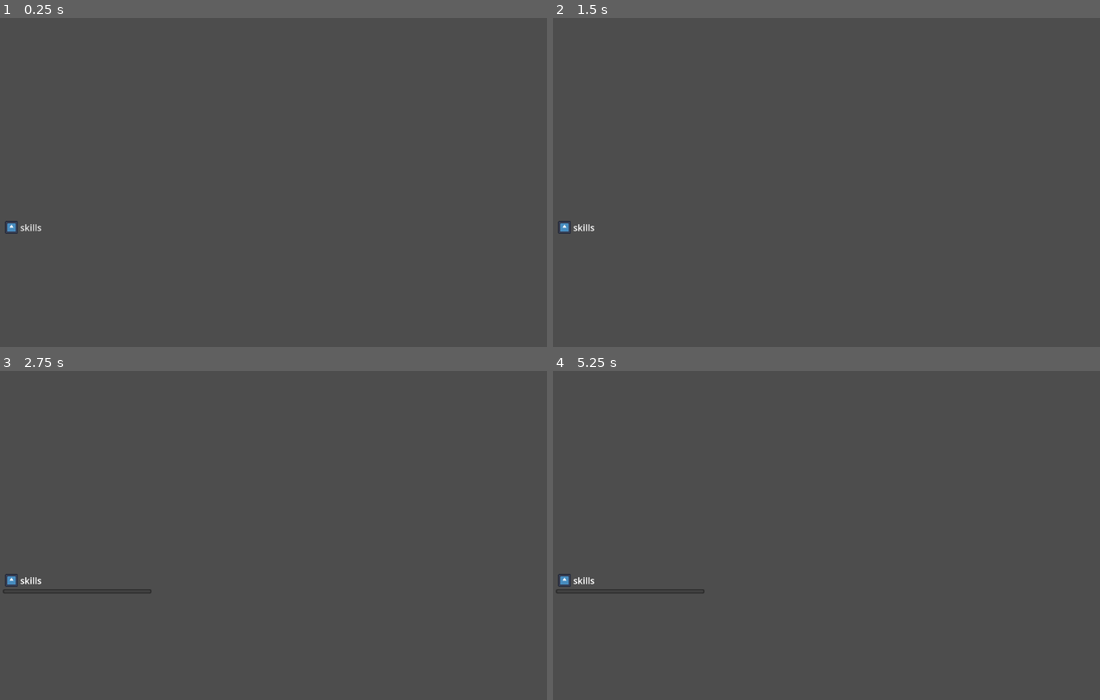
Above: before the commit, frames 1-4 (two rows, left to right).
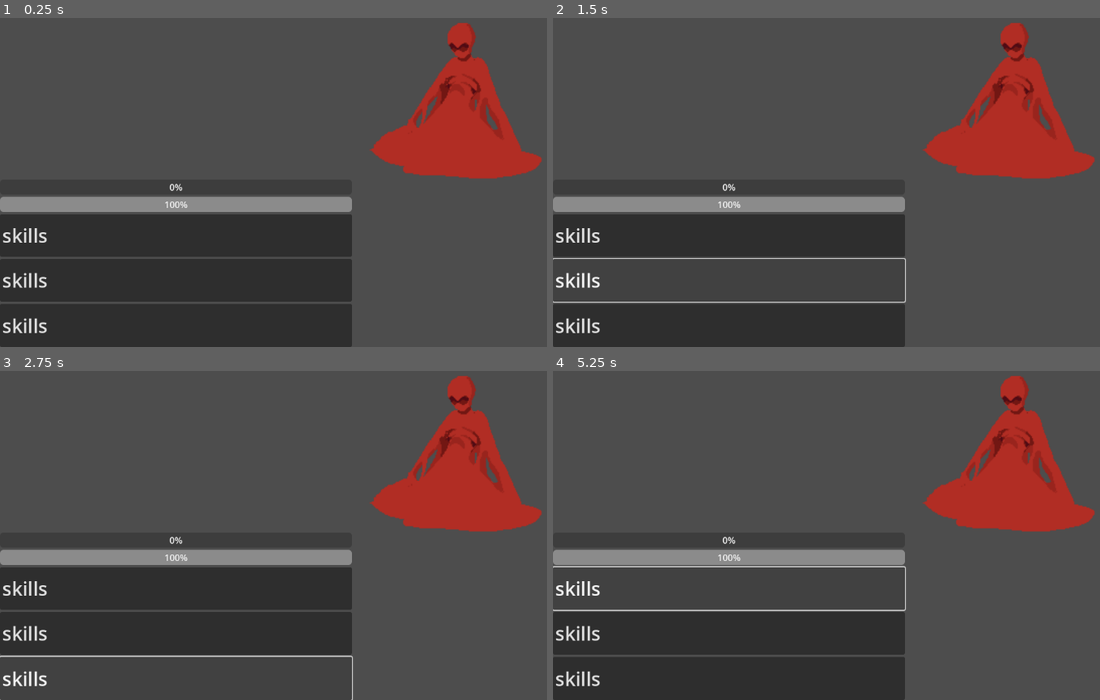
Above: after the commit, the same moments.

Repository: taraaliz/sunsettara
Game: Godot game, scene res://node.tscn
Same seed, same stepped clock (60 frames per second), same inputs: the game is played once before the commit and once after it. The engine's default icon, where the game draws it, is replaced by a stand-in: a white triangle on a blue panel in a dark square.
Inputs:
- Up to frame 1 (0.25 s): no input
- Up to frame 2 (1.5 s): click "skills" at 0.5 s; click "skills" at 1.25 s
- Up to frame 3 (2.75 s): click "skills" at 2 s
- Up to frame 4 (5.25 s): click "skills" at 2.75 s; click "skills" at 3.5 s; click "skills" at 4.25 s; click "skills" at 5 s

The runs differ from the first frame. In frame 1, 35% of the frame differs, in the area x 0-100%, y 1-100%; in frame 2, 27%; in frame 3, 27%; in frame 4, 27%.

Commit message:
blood stition + aeralgia and terralgia

Diff:
--- a/battle/battleScript.gd
+++ b/battle/battleScript.gd
@@ -1,2 +1,7 @@
+extends Resource
+class_name encounterResource
+
+@export var enemies : Array[charaResource]
+@export var players : Array[charaResource]
 
 var playerTurn : bool = true
--- a/chara/charaClass.gd
+++ b/chara/charaClass.gd
@@ -1,6 +1,8 @@
 extends Resource
 
 class_name charaResource
+
+@export var charaName : String
 
 @export_range(0, 99, 1) var level : float
 @export_range(0, 99, 1) var vitality : float
@@ -8,6 +10,8 @@
 @export_range(0, 99, 1) var magic : float
 @export_range(0, 99, 1) var speed : float
 @export_range(0, 99, 1) var defense : float
+@export var currentHP : float
+
 
 @export var primaryBloodType : primaryBloodTypeEnum
 @export var secondaryBloodType : secondaryBloodTypeEnum
@@ -21,7 +25,7 @@
 }
 
 func getHpValue():
-	var HpValue : float = sqrt(vitality) * pow(level, 1.0/3.0)
-	return HpValue
+	var hpValue : float = sqrt(vitality) * pow(level, 1.0/3.0)
+	return hpValue
 
 @export var skillsList : Array[skillResource]
--- a/chara/players/alli.tres
+++ b/chara/players/alli.tres
@@ -1,16 +1,19 @@
-[gd_resource type="Resource" script_class="playerResource" load_steps=2 format=3 uid="uid://dkjnqnvpw2o74"]
+[gd_resource type="Resource" script_class="playerResource" load_steps=3 format=3 uid="uid://dkjnqnvpw2o74"]
 
 [ext_resource type="Script" path="res://chara/playerClass.gd" id="1_5ijd5"]
+[ext_resource type="Script" path="res://actions/skillClass.gd" id="2_rp2d5"]
 
 [resource]
 script = ExtResource("1_5ijd5")
-fart = true
+charaName = "Alli"
 level = 0.0
 vitality = 0.0
 strength = 0.0
 magic = 0.0
 speed = 0.0
 defense = 0.0
+currentHP = 0.0
 primaryBloodType = 0
 secondaryBloodType = 0
 bloodPosNeg = false
+skillsList = Array[ExtResource("2_rp2d5")]([])
--- a/chara/players/ella.tres
+++ b/chara/players/ella.tres
@@ -1,16 +1,19 @@
-[gd_resource type="Resource" script_class="playerResource" load_steps=2 format=3 uid="uid://cnul2egs0380i"]
+[gd_resource type="Resource" script_class="playerResource" load_steps=3 format=3 uid="uid://cnul2egs0380i"]
 
 [ext_resource type="Script" path="res://chara/playerClass.gd" id="1_fa6ij"]
+[ext_resource type="Script" path="res://actions/skillClass.gd" id="2_82o2j"]
 
 [resource]
 script = ExtResource("1_fa6ij")
-fart = true
+charaName = "Ella"
 level = 0.0
 vitality = 0.0
 strength = 0.0
 magic = 0.0
 speed = 0.0
 defense = 0.0
+currentHP = 0.0
 primaryBloodType = 0
 secondaryBloodType = 0
 bloodPosNeg = false
+skillsList = Array[ExtResource("2_82o2j")]([])
--- a/chara/players/emir.tres
+++ b/chara/players/emir.tres
@@ -1,16 +1,19 @@
-[gd_resource type="Resource" script_class="playerResource" load_steps=2 format=3 uid="uid://dqcg8p1h6hva1"]
+[gd_resource type="Resource" script_class="playerResource" load_steps=3 format=3 uid="uid://dqcg8p1h6hva1"]
 
 [ext_resource type="Script" path="res://chara/playerClass.gd" id="1_2kqp7"]
+[ext_resource type="Script" path="res://actions/skillClass.gd" id="2_beh7i"]
 
 [resource]
 script = ExtResource("1_2kqp7")
-fart = true
+charaName = "Emir"
 level = 0.0
 vitality = 0.0
 strength = 0.0
 magic = 0.0
 speed = 0.0
 defense = 0.0
+currentHP = 0.0
 primaryBloodType = 0
 secondaryBloodType = 0
 bloodPosNeg = false
+skillsList = Array[ExtResource("2_beh7i")]([])
--- a/chara/players/lucy.tres
+++ b/chara/players/lucy.tres
@@ -5,12 +5,14 @@
 
 [resource]
 script = ExtResource("1_ycn8a")
+charaName = "Lucy"
 level = 5.0
 vitality = 5.0
 strength = 5.0
 magic = 5.0
 speed = 5.0
 defense = 5.0
+currentHP = 0.0
 primaryBloodType = 0
 secondaryBloodType = 0
 bloodPosNeg = false
--- a/chara/players/morgan.tres
+++ b/chara/players/morgan.tres
@@ -1,16 +1,19 @@
-[gd_resource type="Resource" script_class="playerResource" load_steps=2 format=3 uid="uid://6x5ycmyed22"]
+[gd_resource type="Resource" script_class="playerResource" load_steps=3 format=3 uid="uid://6x5ycmyed22"]
 
 [ext_resource type="Script" path="res://chara/playerClass.gd" id="1_nwycv"]
+[ext_resource type="Script" path="res://actions/skillClass.gd" id="2_sxstx"]
 
 [resource]
 script = ExtResource("1_nwycv")
-fart = true
+charaName = "Morgan"
 level = 0.0
 vitality = 0.0
 strength = 0.0
 magic = 0.0
 speed = 0.0
 defense = 0.0
+currentHP = 0.0
 primaryBloodType = 0
 secondaryBloodType = 0
 bloodPosNeg = false
+skillsList = Array[ExtResource("2_sxstx")]([])
--- a/chara/players/sophia.tres
+++ b/chara/players/sophia.tres
@@ -1,16 +1,19 @@
-[gd_resource type="Resource" script_class="playerResource" load_steps=2 format=3 uid="uid://dr3j83jsfvm88"]
+[gd_resource type="Resource" script_class="playerResource" load_steps=3 format=3 uid="uid://dr3j83jsfvm88"]
 
 [ext_resource type="Script" path="res://chara/playerClass.gd" id="1_ofwc1"]
+[ext_resource type="Script" path="res://actions/skillClass.gd" id="2_48m1d"]
 
 [resource]
 script = ExtResource("1_ofwc1")
-fart = true
+charaName = null
 level = 0.0
 vitality = 0.0
 strength = 0.0
 magic = 0.0
 speed = 0.0
 defense = 0.0
+currentHP = 0.0
 primaryBloodType = 0
 secondaryBloodType = 0
 bloodPosNeg = false
+skillsList = Array[ExtResource("2_48m1d")]([])
--- /dev/null
+++ b/chara/stitions/blood.tres
@@ -0,0 +1,23 @@
+[gd_resource type="Resource" script_class="stitionResource" load_steps=5 format=3 uid="uid://v6q0tatstsqf"]
+
+[ext_resource type="Script" path="res://chara/stitionClass.gd" id="1_0nb0m"]
+[ext_resource type="Script" path="res://actions/skillClass.gd" id="2_rrdrj"]
+[ext_resource type="Resource" uid="uid://bji6ieyybq5oi" path="res://skills/aeralgia.tres" id="3_ku6nb"]
+[ext_resource type="Texture2D" uid="uid://dw2hqaea5upfv" path="res://chara/stitions/blood.png" id="4_11cuv"]
+
+[resource]
+script = ExtResource("1_0nb0m")
+bleedResistence = 10.0
+texture = ExtResource("4_11cuv")
+charaName = "Blood"
+level = 5.0
+vitality = 5.0
+strength = 5.0
+magic = 5.0
+speed = 5.0
+defense = 5.0
+currentHP = 0.0
+primaryBloodType = 1
+secondaryBloodType = 3
+bloodPosNeg = false
+skillsList = Array[ExtResource("2_rrdrj")]([ExtResource("3_ku6nb")])
--- a/chara/stitions/power.tres
+++ b/chara/stitions/power.tres
@@ -3,19 +3,21 @@
 [ext_resource type="Script" path="res://chara/stitionClass.gd" id="1_x33ae"]
 [ext_resource type="Script" path="res://actions/skillClass.gd" id="2_r1e1y"]
 [ext_resource type="Resource" uid="uid://cea2ndquel07p" path="res://skills/pyralgia.tres" id="3_85xx7"]
-[ext_resource type="Texture2D" uid="uid://33rsi3llm65k" path="res://icon.svg" id="3_uujiu"]
 [ext_resource type="Resource" uid="uid://b67x20biet2tv" path="res://skills/aqualgia.tres" id="4_pdugt"]
+[ext_resource type="Texture2D" uid="uid://c3rkm5qpo2dh1" path="res://chara/stitions/Power_(Dx2_Art).png" id="5_ldvy6"]
 
 [resource]
 script = ExtResource("1_x33ae")
 bleedResistence = 10.0
-texture = ExtResource("3_uujiu")
+texture = ExtResource("5_ldvy6")
+charaName = "Power"
 level = 5.0
 vitality = 5.0
 strength = 5.0
 magic = 5.0
 speed = 5.0
 defense = 5.0
+currentHP = 0.0
 primaryBloodType = 1
 secondaryBloodType = 3
 bloodPosNeg = false
--- a/node.tscn
+++ b/node.tscn
@@ -1,26 +1,47 @@
-[gd_scene load_steps=5 format=3 uid="uid://bmslq4ln1ptkj"]
+[gd_scene load_steps=3 format=3 uid="uid://bmslq4ln1ptkj"]
 
-[ext_resource type="Script" path="res://battle/battleScript.gd" id="1_1rjtk"]
-[ext_resource type="Texture2D" uid="uid://33rsi3llm65k" path="res://icon.svg" id="1_o6lxv"]
+[ext_resource type="Texture2D" uid="uid://dw2hqaea5upfv" path="res://chara/stitions/blood.png" id="2_sewhm"]
 [ext_resource type="Script" path="res://battle/enemy.gd" id="3_anmoo"]
-[ext_resource type="Script" path="res://skillsbutton.gd" id="3_lqi0y"]
 
 [node name="battle" type="Node"]
-script = ExtResource("1_1rjtk")
 
 [node name="VBoxContainer" type="VBoxContainer" parent="."]
-offset_left = 5.0
-offset_top = 419.0
-offset_right = 270.0
-offset_bottom = 643.0
+offset_top = 349.0
+offset_right = 627.0
+offset_bottom = 648.0
 
-[node name="MenuButton" type="MenuButton" parent="VBoxContainer"]
+[node name="player adr" type="ProgressBar" parent="VBoxContainer"]
 layout_mode = 2
+
+[node name="player hp" type="ProgressBar" parent="VBoxContainer"]
+layout_mode = 2
+value = 100.0
+
+[node name="Button" type="Button" parent="VBoxContainer"]
+layout_mode = 2
+size_flags_vertical = 3
+theme_override_font_sizes/font_size = 34
 text = "skills"
-icon = ExtResource("1_o6lxv")
 alignment = 0
-expand_icon = true
-script = ExtResource("3_lqi0y")
+
+[node name="Button2" type="Button" parent="VBoxContainer"]
+layout_mode = 2
+size_flags_vertical = 3
+theme_override_font_sizes/font_size = 34
+text = "skills"
+alignment = 0
+
+[node name="Button3" type="Button" parent="VBoxContainer"]
+layout_mode = 2
+size_flags_vertical = 3
+theme_override_font_sizes/font_size = 34
+text = "skills"
+alignment = 0
 
 [node name="enemy" type="Node" parent="."]
 script = ExtResource("3_anmoo")
+
+[node name="Blood" type="Sprite2D" parent="."]
+position = Vector2(820, 199)
+scale = Vector2(1.80055, 1.85119)
+texture = ExtResource("2_sewhm")
--- /dev/null
+++ b/skills/aeralgia.tres
@@ -0,0 +1,14 @@
+[gd_resource type="Resource" script_class="attackResource" load_steps=2 format=3 uid="uid://bji6ieyybq5oi"]
+
+[ext_resource type="Script" path="res://actions/attackClass.gd" id="1_xa0rr"]
+
+[resource]
+script = ExtResource("1_xa0rr")
+attackPower = 150.0
+affinity = 4
+general = 1
+target = 0
+hpCost = 30.0
+turnCost = 150.0
+Name = "Aqualgia"
+Desc = "Weak single target water move"
--- /dev/null
+++ b/skills/terralgia.tres
@@ -0,0 +1,14 @@
+[gd_resource type="Resource" script_class="attackResource" load_steps=2 format=3 uid="uid://df7bahsjcv4ay"]
+
+[ext_resource type="Script" path="res://actions/attackClass.gd" id="1_koe1u"]
+
+[resource]
+script = ExtResource("1_koe1u")
+attackPower = 150.0
+affinity = 4
+general = 1
+target = 0
+hpCost = 30.0
+turnCost = 150.0
+Name = "Aqualgia"
+Desc = "Weak single target water move"
Binary file added: chara/stitions/Power_(Dx2_Art).png
Not shown, added: chara/stitions/Power_(Dx2_Art).png.import
Binary file added: chara/stitions/blood.png
Not shown, added: chara/stitions/blood.png.import
